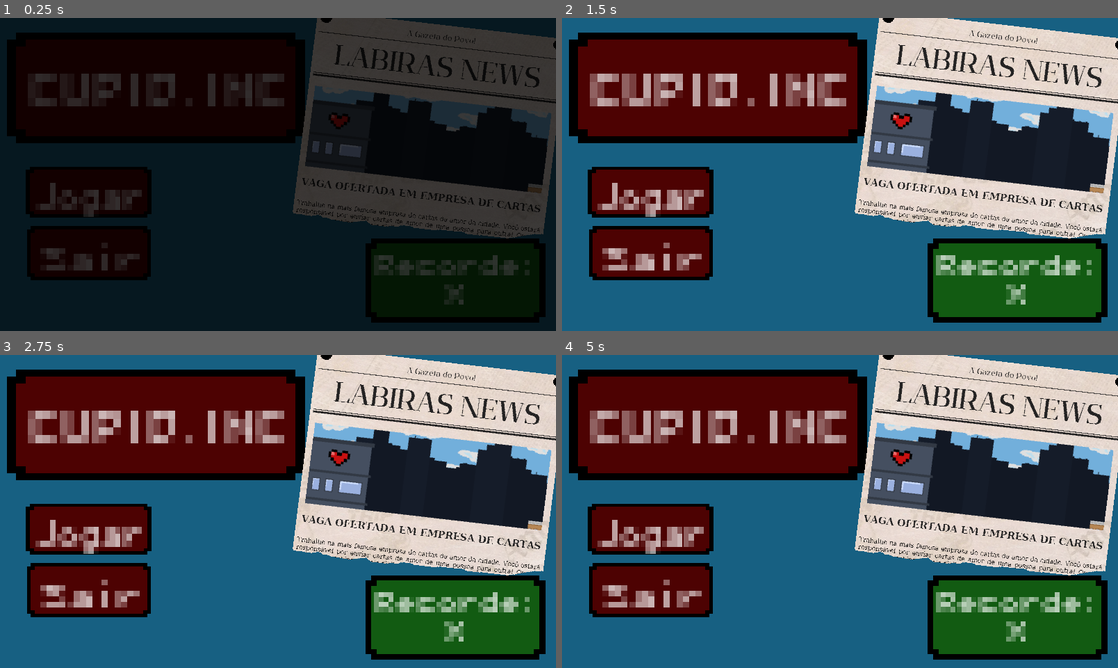
Above: before the commit, frames 1-4 (two rows, left to right).
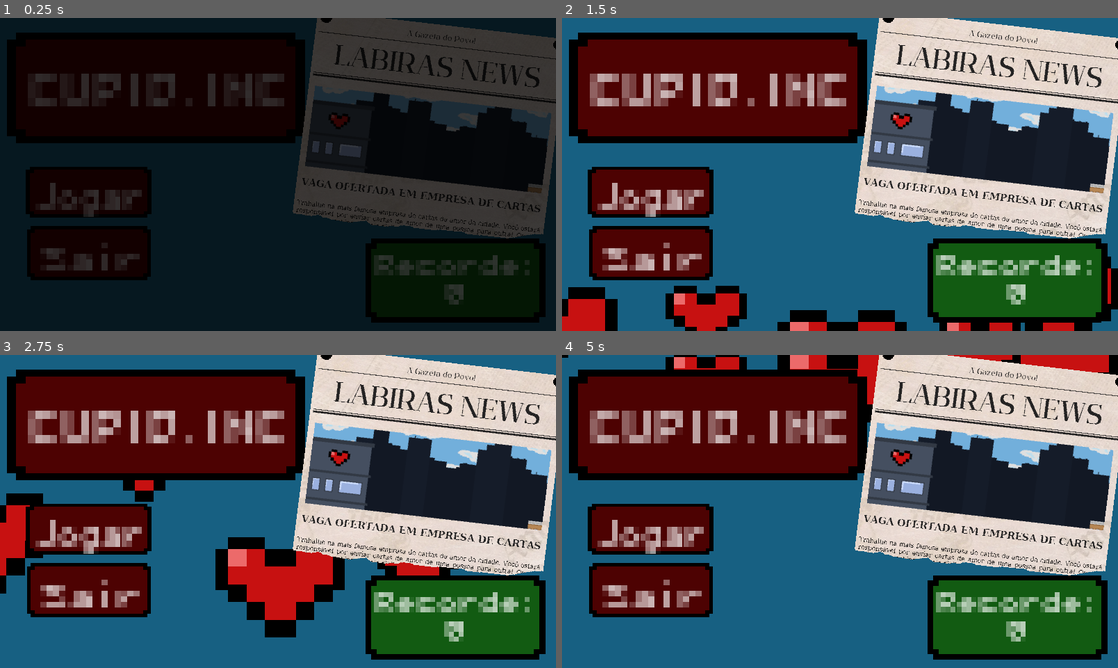
Above: after the commit, the same moments.

Repository: SoaresDavidson/CUPID.inc
Game: Godot game, scene res://scenes/menu.tscn
Two runs of this game, one before a commit and one after it. Both use one fixed random seed, a clock stepped at 60 frames per second and the inputs below.
Inputs:
- Up to frame 1 (0.25 s): no input
- Up to frame 2 (1.5 s): no input
- Up to frame 3 (2.75 s): no input
- Up to frame 4 (5 s): no input

The runs differ from the first frame. In frame 1, less than 0.1% of the frame differs, in the area x 80-84%, y 85-92%; in frame 2, 5.4%; in frame 3, 7.2%, in the area x 0-84%, y 40-92%; in frame 4, 2.9%.
Error before the commit: Invalid assignment of property or key 'botão_pressionado' with value of type 'int' on a base object of type 'Node (global_vars.gd)'. (res://script/menu.gd:9)

Commit message:
funciona so carta padrão por enquanto

Diff:
--- a/script/main.gd
+++ b/script/main.gd
@@ -4,6 +4,8 @@
 @onready var carta_saindo = $Carta_saindo
 @onready var animation_player = $AnimationPlayer
 @onready var texto = $texto
+@onready var remetente:Label = %remetente as Label
+@onready var destinatario = %destinatario
 
 
 var trabalhando = 0 #determina se está operando alguma carta no momento
@@ -28,8 +30,8 @@
 "Pensativo","Calado","Falante"]
 
 #array de eventos randômicos possíveis
-var eventos = [cartapadrão(),empresarival(),cobrançachefe(),stalker(),cartadeodio(),
-bomba(),cartadeseixo(),cartadetraicao()]
+#var eventos = [cartapadrão(),empresarival(),cobrançachefe(),stalker(),cartadeodio(),
+#bomba(),cartadeseixo(),cartadetraicao()]
 
 func _ready():
 	MenuMusic.get_child(18).play()
@@ -42,7 +44,8 @@
 	MenuMusic.get_child(6).play()
 	await get_tree().create_timer(2.6).timeout
 	MenuMusic.get_child(i).play()
-	gerarcarta() #fazer com que a carta chegue na caixa
+	gerarcarta()
+
 
 func gerarcarta():
 	trabalhando = 0 #não está operando uma carta no momento
@@ -82,7 +85,7 @@
 	if j > 6: #dando maior chance de ocorrer uma carta padrão ao invés de um evento especial
 		cartapadrão()
 	else: #chamando uma função especial
-		eventos[j].call()
+		evento()
 	$"botãoaceitar".hide()
 	$"botãonegar".hide()
 	$"botãocartachegando".hide()
@@ -92,6 +95,8 @@
 	texto.visible = true #aparecer carta aberta na tela
 	$Carta_mesa.play("normal")
 	MenuMusic.get_child(1).play()
+	cartapadrão()
+
 
 func _on_botãoaceitar_pressed():
 	processosfeitos += 1 #aumenta o número de processos feitos
@@ -190,29 +195,33 @@
 func cartapadrão():
 	var w = randi_range(0,1)
 	if w == 0:
+		pass
 		var l = randi_range(0,1)
-		var x = randi_range(0,23)
+		var escolha = randi_range(0,23)
 		var y = randi_range(0,23)
 		var z = randi_range(0,17)
 		var v = randi_range(0,17)
-		%remetente.text = "De: " + str(namebankM[x])
-		%destinatario.text = "Para: " + str(namebankF[y])
+		remetente.text = "De: " + namebankM[escolha]
+		destinatario.text = "Para: " + namebankF[y]
 		if l == 0:
 			%textinho.text = "Eu sou " + str(personalidades[z]) + " e ela é " + str(personalidades[v]) + ". Se você acha que a gente tem chances, manda essa carta pra ela."
 		else:
 			%textinho.text = "Eu adoro o jeitinho " + str(personalidades[z]) + "dela. Eu, pessoalmente, sou " + str(personalidades[v]) + ". Combina?"
 	else:
 		var l = randi_range(0,1)
-		var x = randi_range(0,23)
+		var x = randi_range(0, namebankF.size()-1)
 		var y = randi_range(0,23)
 		var z = randi_range(0,17)
 		var v = randi_range(0,17)
-		%remetente.text = "De: " + str(namebankF[x])
-		%destinatario.text = "Para: " + str(namebankM[y])
+		remetente.text = "De: " + namebankF[x]
+		%destinatario.text = "Para: " + namebankM[y]
 		if l == 0:
-			%textinho.text = "Eu sou " + str(personalidades[z]) + " e ele é " + str(personalidades[v]) + ". Se você acha que a gente tem chances, manda essa carta pra ele."
-		else:
-			%textinho.text = "Eu adoro o jeitinho " + str(personalidades[z]) + "dele. Eu, pessoalmente, sou " + str(personalidades[v]) + ". Combina?"
+			%textinho.text += "Eu sou " + personalidades[z] + " e ele é " + str(personalidades[v]) + ". Se você acha que a gente tem chances, manda essa carta pra ele."
+		else:
+			%textinho.text += "Eu adoro o jeitinho " + personalidades[z] + "dele. Eu, pessoalmente, sou " + personalidades[v] + ". Combina?"
+
+func evento():
+	gerarcarta()
 
 func empresarival():
 	pass
--- a/script/menu.gd
+++ b/script/menu.gd
@@ -6,7 +6,6 @@
 	$Button.hide()
 	$Button2.hide()
 	$AnimationPlayer.play("Fadein")
-	GlobalVars.botão_pressionado = 1
 	MenuMusic.get_child(0).play()
 	GlobalVars.load_score()
 	var hi = GlobalVars.highscore
Not shown: 1 places in scenes/jogo_2.tscn that only renumber resources
